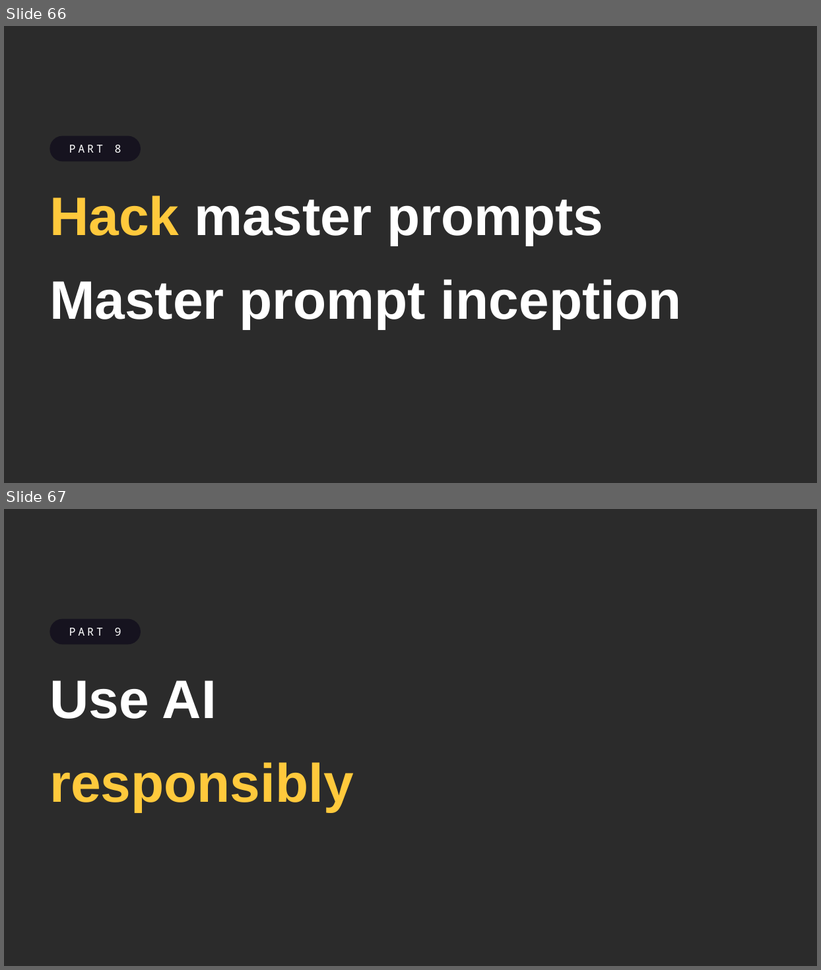
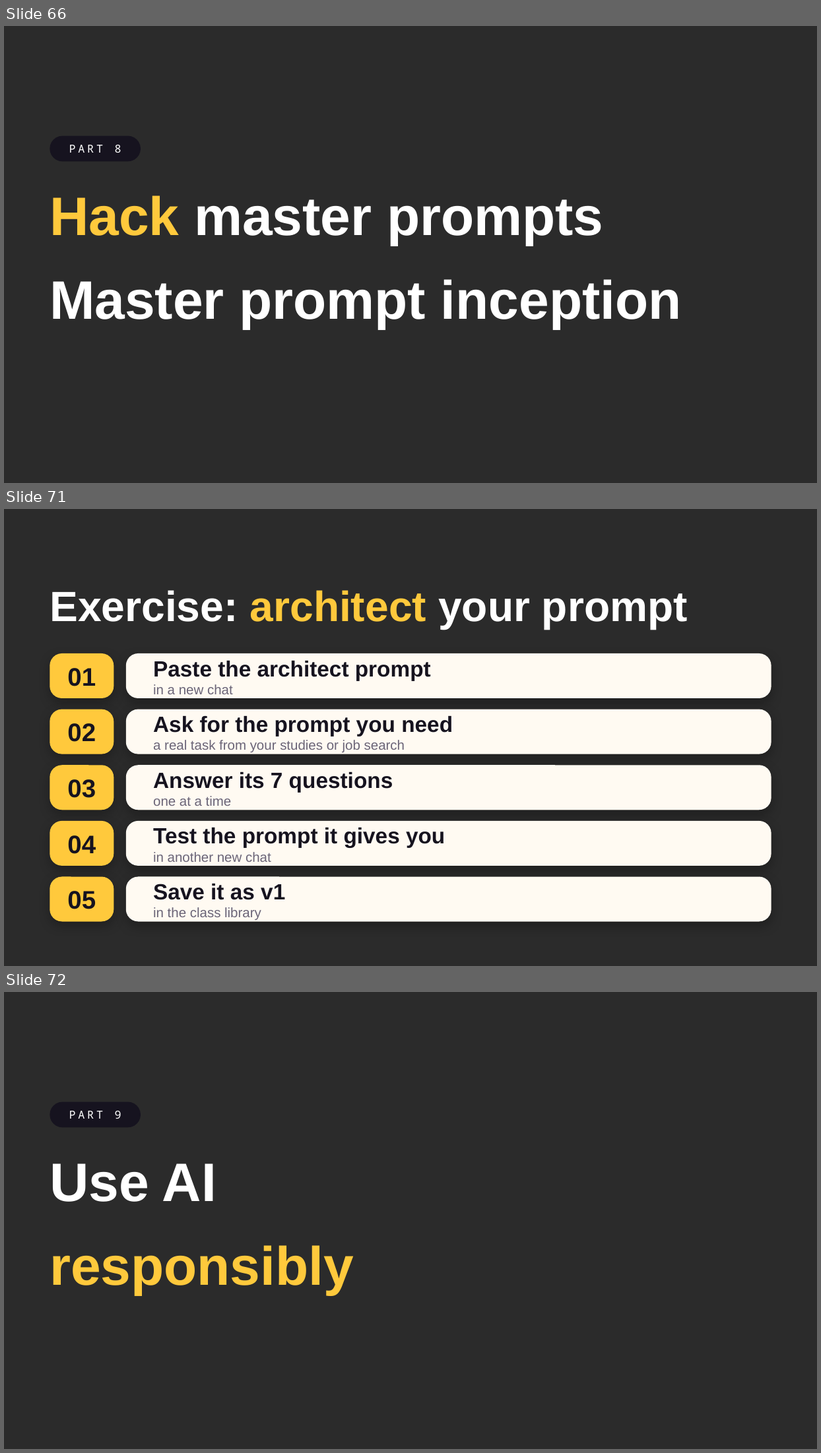
Before and after one commit to ffouladgar-ux/motion-graphics, a slide deck: courses/uca-ai/day2/UCA_AI_Day2.pptx. Shown one above the other, each under a label of ours: slides 66 and 67 before the commit, slides 66, 71 and 72 after it; the slides between them are not shown. The pictures are 821x970 and 821x1453 pixels, drawn with LibreOffice and Linux fonts; fonts in the diff are those of the drawing; background and template pictures are left out; a plain dark background stands for a picture behind light text. Boxes give left, top, right and bottom in pixels: in the first picture for what was removed or moved away, otherwise in the second. Text is boxed around its words. In the diff, an @@ line names an element or a change of style, - is before the commit and + after.

```diff
--- a/courses/uca-ai/day2/UCA_AI_Day2.pptx
+++ b/courses/uca-ai/day2/UCA_AI_Day2.pptx
@@ slide 71 added at <box>4,509,817,966</box>, background picture (left out) @@
@@ title added at <box>50,590,688,629</box>, 50 pt, text #FFFFFF, bold @@
+Exercise: architect your prompt
@@ rounded rectangle added at <box>50,654,114,698</box>, fill #FFC93C, 30 pt, text #16131F, bold @@
+01
@@ rounded rectangle added at <box>126,654,772,698</box>, fill #FFFAF2, 26 pt, text #16131F, bold @@
+Paste the architect prompt
+in a new chat
@@ rounded rectangle added at <box>50,710,114,755</box>, fill #FFC93C, 30 pt, text #16131F, bold @@
+02
@@ rounded rectangle added at <box>126,710,772,755</box>, fill #FFFAF2, 16 pt, text #6B6578 @@
+Ask for the prompt you need
+a real task from your studies or job search
@@ rounded rectangle added at <box>50,765,114,811</box>, fill #FFC93C, 30 pt, text #16131F, bold @@
+03
@@ rounded rectangle added at <box>126,765,772,811</box>, fill #FFFAF2, 26 pt, text #16131F, bold @@
+Answer its 7 questions
+one at a time
@@ rounded rectangle added at <box>50,821,114,867</box>, fill #FFC93C, 30 pt, text #16131F, bold @@
+04
@@ rounded rectangle added at <box>126,821,772,867</box>, fill #FFFAF2, 26 pt, text #16131F, bold @@
+Test the prompt it gives you
+in another new chat
@@ rounded rectangle added at <box>50,877,114,922</box>, fill #FFC93C, 30 pt, text #16131F, bold @@
+05
@@ rounded rectangle added at <box>126,877,772,922</box>, fill #FFFAF2, 16 pt, text #6B6578 @@
+Save it as v1
+in the class library
@@ what was slide 67 is now slide 72 @@
```
Also in this commit, not shown: 4 other slides added, 3 other files.
